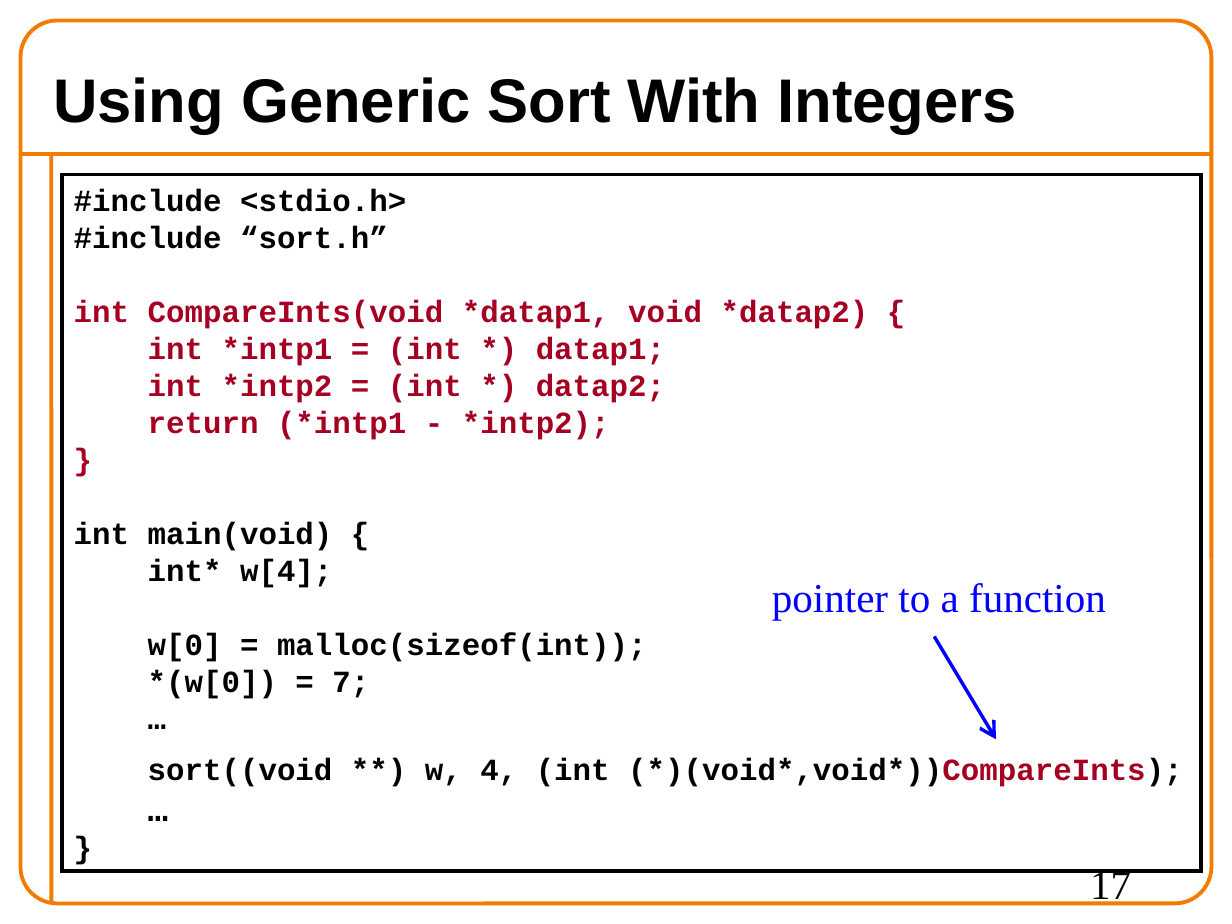
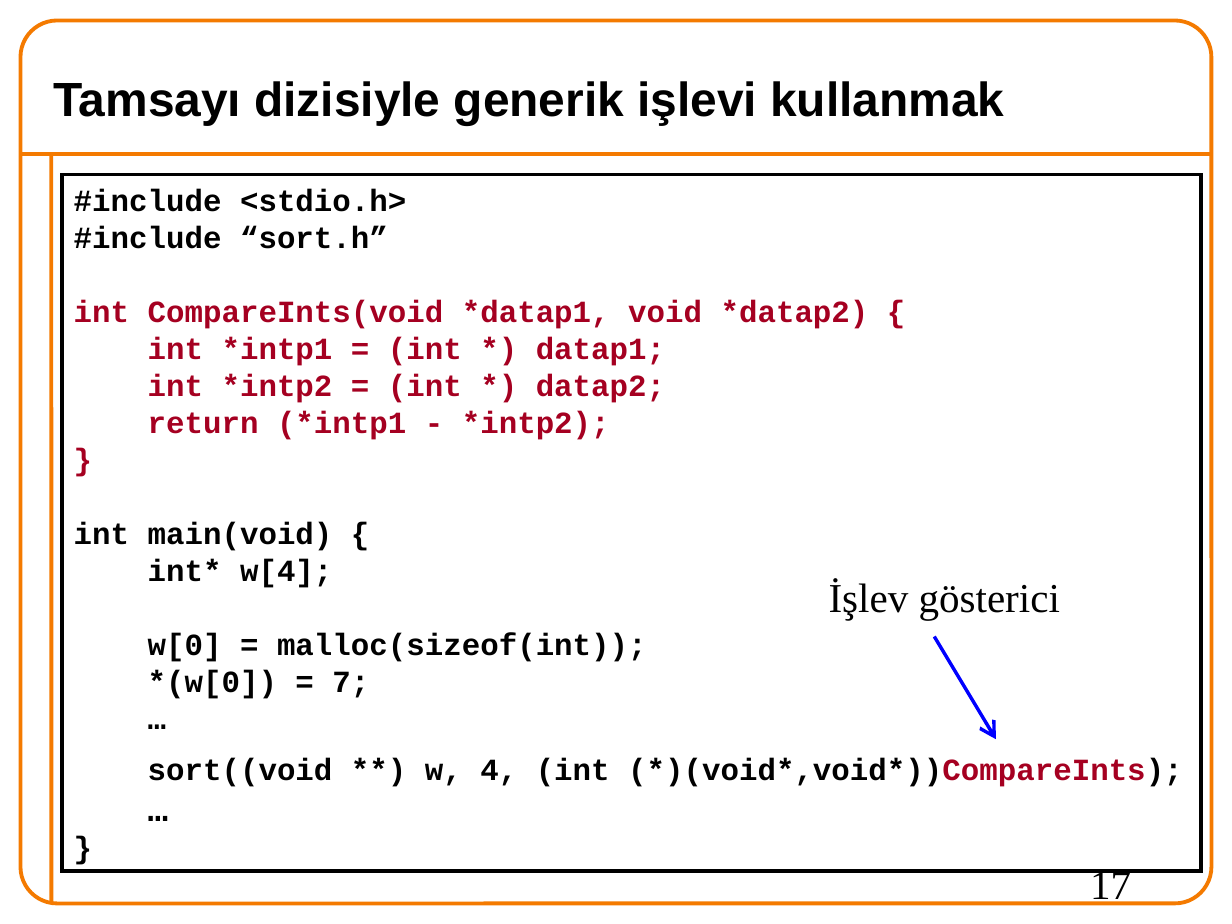
Before and after one commit to 19ceng/ceng201pro, a slide deck: slide 17 of 08funPointADT.odp. Drawn at 1232x924 pixels with LibreOffice and Linux fonts; fonts in the diff are those of the drawing; background and template pictures are left out. Boxes give left, top, right and bottom in pixels: in the first picture for what was removed or moved away, otherwise in the second. Text is boxed around its words. In the diff, an @@ line names an element or a change of style, - is before the commit and + after.

Commit message:
08funPointADT: OK

```diff
--- a/08funPointADT.odp
+++ b/08funPointADT.odp
@@ title at (x1=53, y1=81, x2=1004, y2=125): text changed; size 36 to 28 pt @@
-Using Generic Sort With Integers
+Tamsayı dizisiyle generik işlevi kullanmak
@@ text removed at (x1=772, y1=583, x2=1106, y2=619) @@
-pointer to a function
@@ text added at (x1=829, y1=579, x2=1060, y2=619), 24 pt, text #000000 @@
+İşlev gösterici
```
Also in this commit, not shown: 16 other slides changed, 9 slides added, 9 slides removed.
